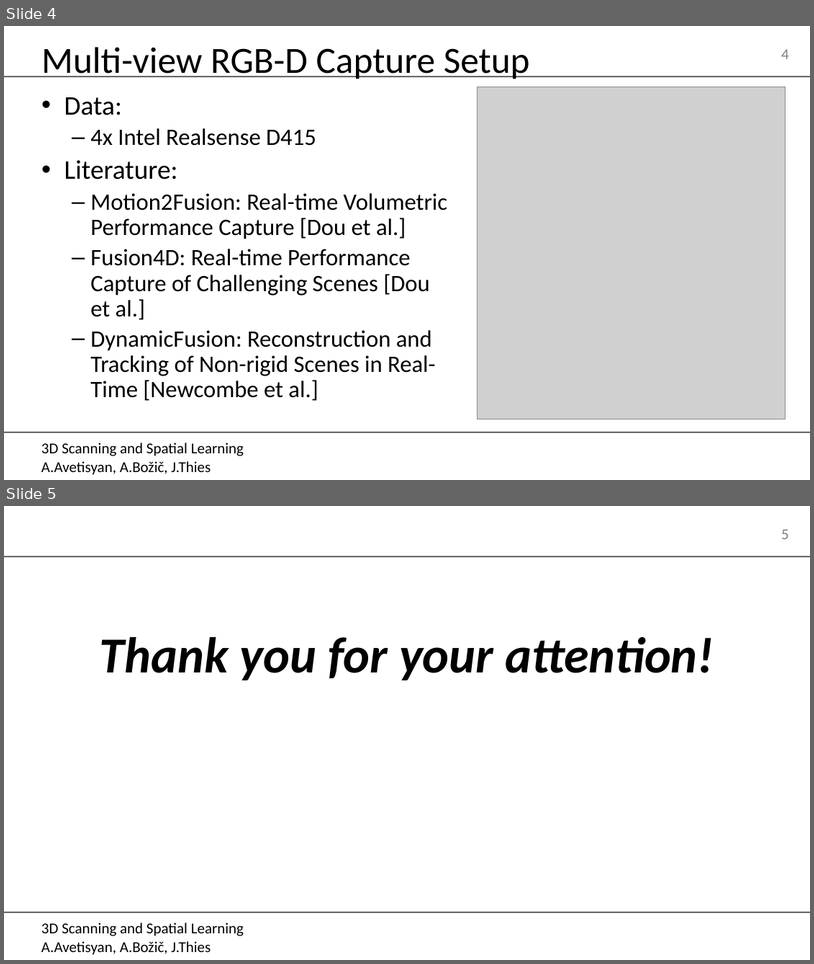
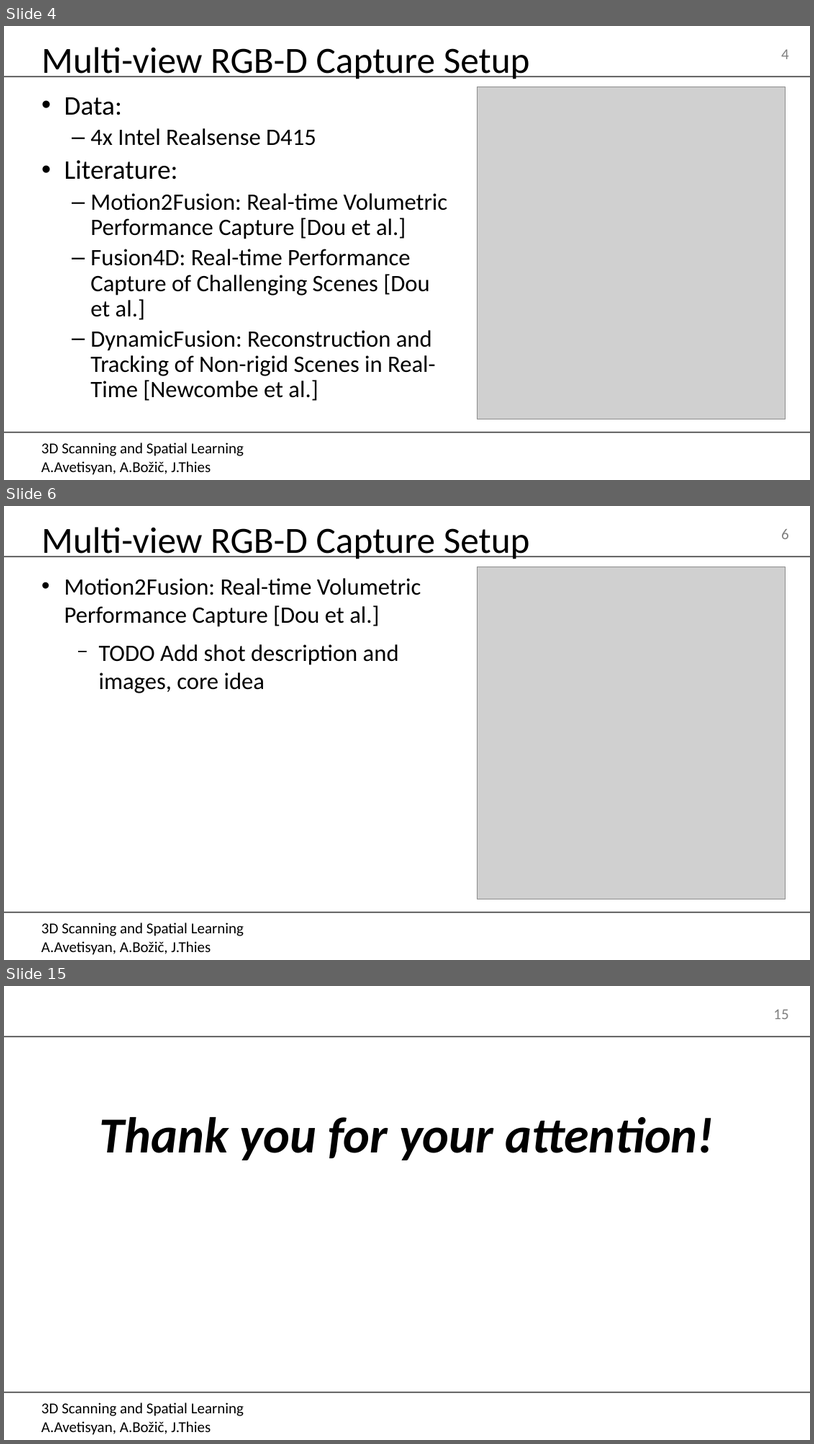
Before and after one commit to MarcelBruckner-TUMProjects/Volumetric-Fusion, a slide deck: Presentations/Presentation.odp. Shown one above the other, each under a label of ours: slides 4 and 5 before the commit, slides 4, 6 and 15 after it; the slides between them are not shown. The pictures are 814x964 and 814x1444 pixels, drawn with LibreOffice and Linux fonts; fonts in the diff are those of the drawing; grey boxes stand for pictures; background and template pictures are left out. Boxes give left, top, right and bottom in pixels: in the first picture for what was removed or moved away, otherwise in the second. Text is boxed around its words. In the diff, an @@ line names an element or a change of style, - is before the commit and + after.

```diff
--- a/Presentations/Presentation.odp
+++ b/Presentations/Presentation.odp
@@ slide 6 added at <box>4,506,810,960</box>, background #FFFFFF; not listed: 4 template elements that a slide beside it also shows @@
@@ title added at <box>41,527,530,559</box>, 44 pt, text #000000 @@
+Multi-view RGB-D Capture Setup
@@ picture added at <box>478,567,786,899</box> @@
@@ text added at <box>64,578,422,693</box>, 28 pt, text #000000 @@
+• Motion2Fusion: Real-time Volumetric Performance Capture [Dou et al.]
+  − TODO Add shot description and images, core idea
@@ what was slide 5 is now slide 15 @@
@@ page number at <box>774,1009,789,1019</box>: text changed @@
-5
+15
```
Also in this commit, not shown: 9 other slides added, 1 other file.
